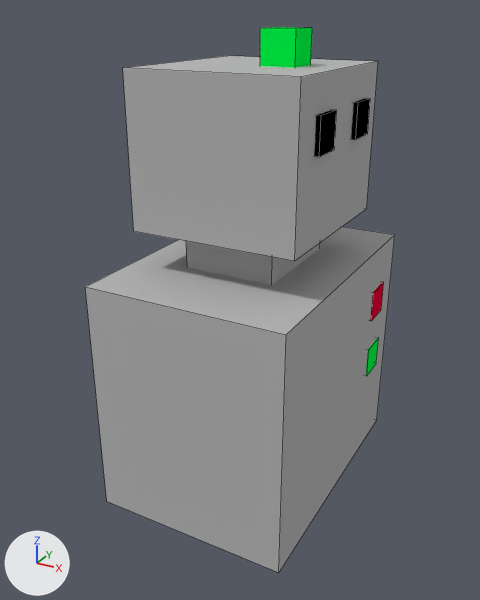
The Blender file roboarchsim/data/roboarchsim/robots/kukabase.blend, before and after one commit.
The view is the same before and after, from a 50 mm camera at (1.16, -2.22, 1.88) aimed at (-0.02, -0.07, 0.81). The lights are fixed; the arrows at lower left show +X, +Y and +Z. Mesh edges are drawn as thin lines.

In view in the first picture: 'morsy_mesh'.
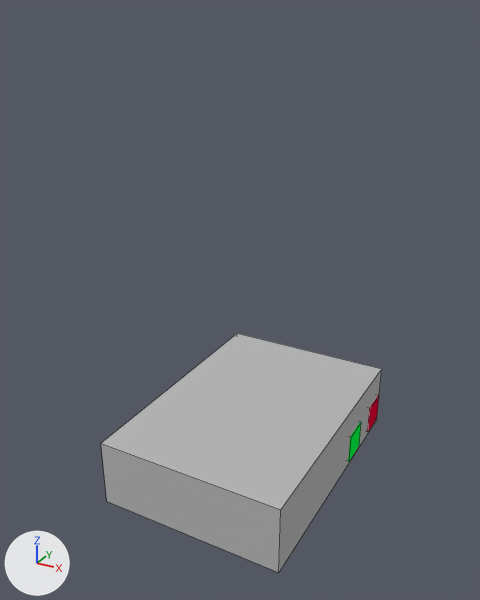
Commit message: modified kukabas

Diff of the bpy script that builds the scene:
```diff
--- a/roboarchsim/data/roboarchsim/robots/kukabase.blend.py
+++ b/roboarchsim/data/roboarchsim/robots/kukabase.blend.py
@@ me_morsy_mesh @@
 # used by ob_morsy_mesh; parent = ob_morsy; location = (0.0, 0.0, 0.744); rotation_euler = (0.0, 0.0, -3.142), in degrees (0, 0, -180); scale = (0.066, 0.066, 0.066)
-me_morsy_mesh.from_pydata(...)  # 64 vertices, 48 faces; spans x -6.2..5.9, y -8.4..8.4, z -11.1..16.3
+me_morsy_mesh.from_pydata(...)  # 24 vertices, 18 faces; spans x -6.2..5.9, y -8.4..8.4, z 0.2..4.5
+# me_morsy_mesh part 1: the loose piece of 8 vertices spanning x -6.2..-4.2, y -6.6..-4.6, z -1.3..0.7 is moved by (0.0, 2.3, 1.7), in mat_material_001 (green #00ff48)
+# me_morsy_mesh part 2: the loose piece of 8 vertices spanning x -6.2..-4.2, y -6.6..-4.6, z -5.4..-3.4 is moved by (0.0, -1.6, 5.8), in mat_material_003 (red #e70037)
+# me_morsy_mesh part 3: a new loose piece, a box spanning x -6.1..5.9, y -8.4..8.4, z 0.2..4.5, in mat_material (grey #b8b8b8)
+# me_morsy_mesh part 4: 6 loose pieces with 48 vertices, spanning x -6.1..5.9, y -8.4..8.4, z -11.1..16.3, are deleted
 me_morsy_mesh.materials.append(mat_material_001)
@@ me_morsy_mesh @@
 me_morsy_mesh.materials.append(mat_material)
-me_morsy_mesh.materials.append(mat_material_002)  # black #000000
@@ ob_morsy_mesh @@
 ob_morsy_mesh.parent = ob_morsy
-ob_morsy_mesh.location = (0.0, 0.0, 0.744)
+ob_morsy_mesh.location = (0.0, 0.0, 0.0)
 ob_morsy_mesh.rotation_euler = (0.0, 0.0, -3.142)  # degrees (0, 0, -180)
```

Pixel boxes [x1, y1, x2, y2] of what changed, in the pictures (480 x 600 px; the box of a moved part takes in the faces that stretch with it):
'morsy_mesh', reshaped, moved (9% narrower, 56% shorter): before [85, 27, 395, 572]; after [101, 333, 382, 572]
part 1 of me_morsy_mesh, moved or reshaped: before [370, 282, 384, 321]; after [348, 422, 361, 462]
part 2 of me_morsy_mesh, moved or reshaped: before [366, 338, 378, 376]; after [367, 395, 379, 432]
part 3 of me_morsy_mesh, added: after [101, 333, 382, 572]
part 4 of me_morsy_mesh, deleted: before [85, 27, 395, 572]
